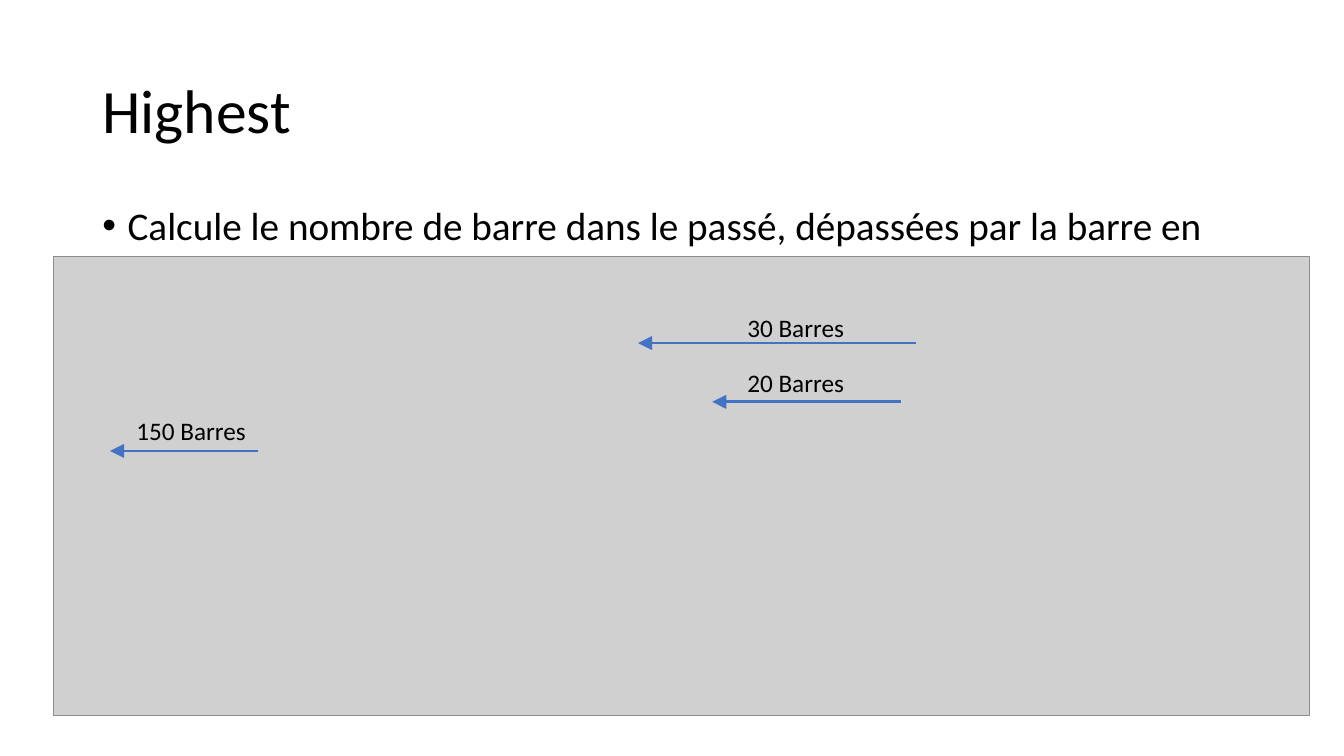
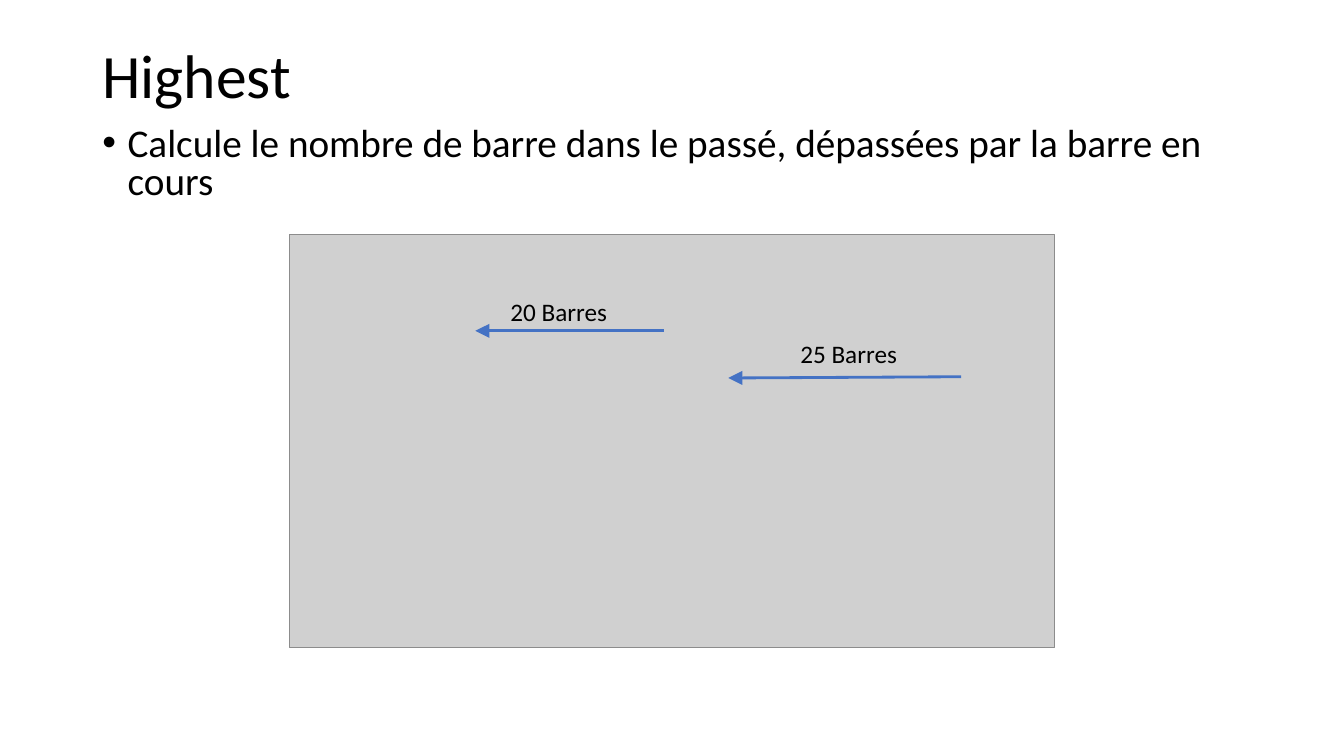
Before and after one commit to dadelcarbo/UltimateChartistRoot, a slide deck: slide 21 of Formation/Formation Bourse_Benoit.pptx. Drawn at 1344x756 pixels with LibreOffice and Linux fonts; fonts in the diff are those of the drawing; grey boxes stand for pictures. Boxes give left, top, right and bottom in pixels: in the first picture for what was removed or moved away, otherwise in the second. Text is boxed around its words. In the diff, an @@ line names an element or a change of style, - is before the commit and + after.

```diff
--- a/Formation/Formation Bourse_Benoit.pptx
+++ b/Formation/Formation Bourse_Benoit.pptx
@@ title "Highest" at <box>102,55,290,109</box>: vertical alignment middle to top @@
@@ text "Calcule le nombre de barre ...": place and size @@
-text "Calcule le nombre de barre ..." at <box>128,212,1201,257</box>
+text "Calcule le nombre de barre ..." at <box>128,129,1201,196</box>
@@ text "Calcule le nombre de barre ..." at <box>128,129,1201,196</box>: line spacing 0.9 to 0.8 @@
@@ picture: place and size @@
-picture at <box>53,257,1309,716</box>
+picture at <box>289,234,1055,647</box>
@@ text "20 Barres": place and size @@
-text "20 Barres" at <box>747,375,844,392</box>
+text "20 Barres" at <box>510,304,607,321</box>
@@ arrow moved from (901, 402) - (713, 402) to (664, 331) - (476, 331) @@
@@ text at <box>800,346,897,363</box>: text changed @@
-30 Barres
+25 Barres
@@ arrow moved from (917, 343) - (638, 343) to (962, 377) - (728, 378) @@
@@ text removed at <box>136,423,245,440</box> @@
-150 Barres
@@ arrow removed from (258, 451) to (110, 451) @@
```
Also in this commit, not shown: 5 other slides changed, 15 other files.
